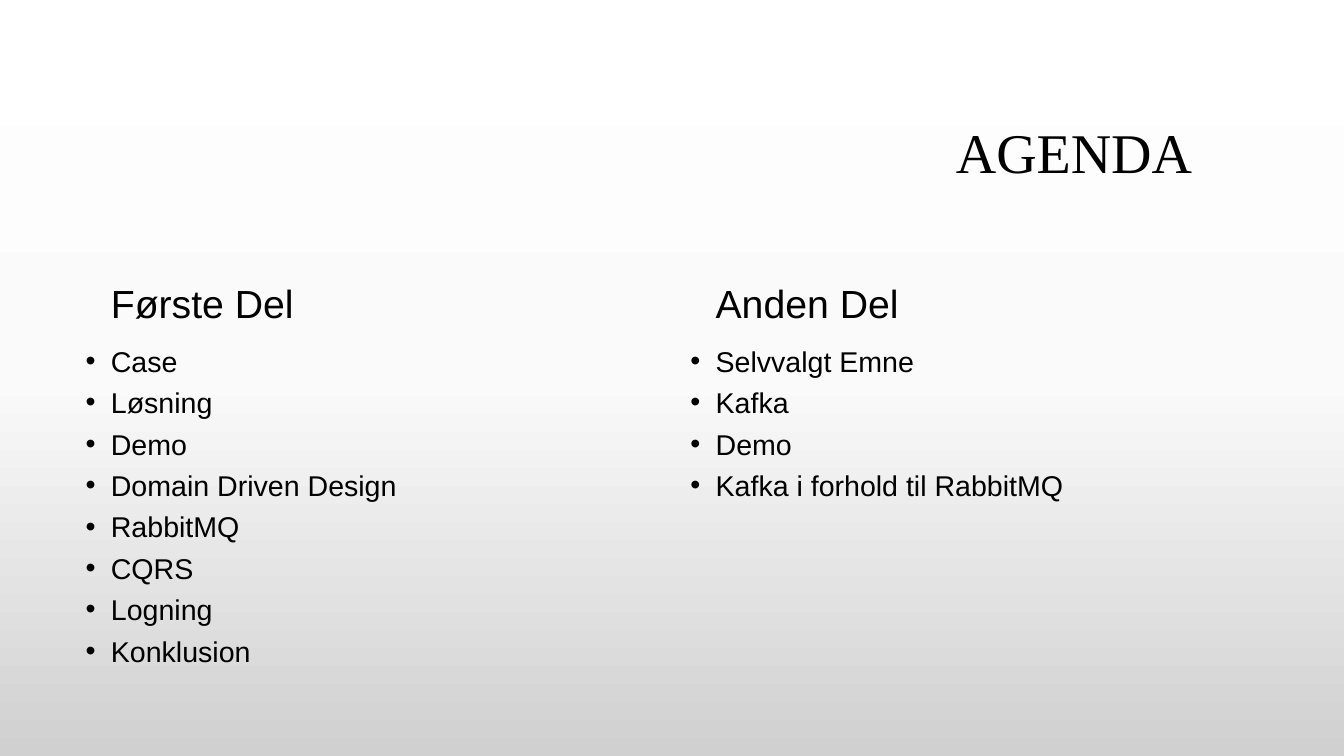
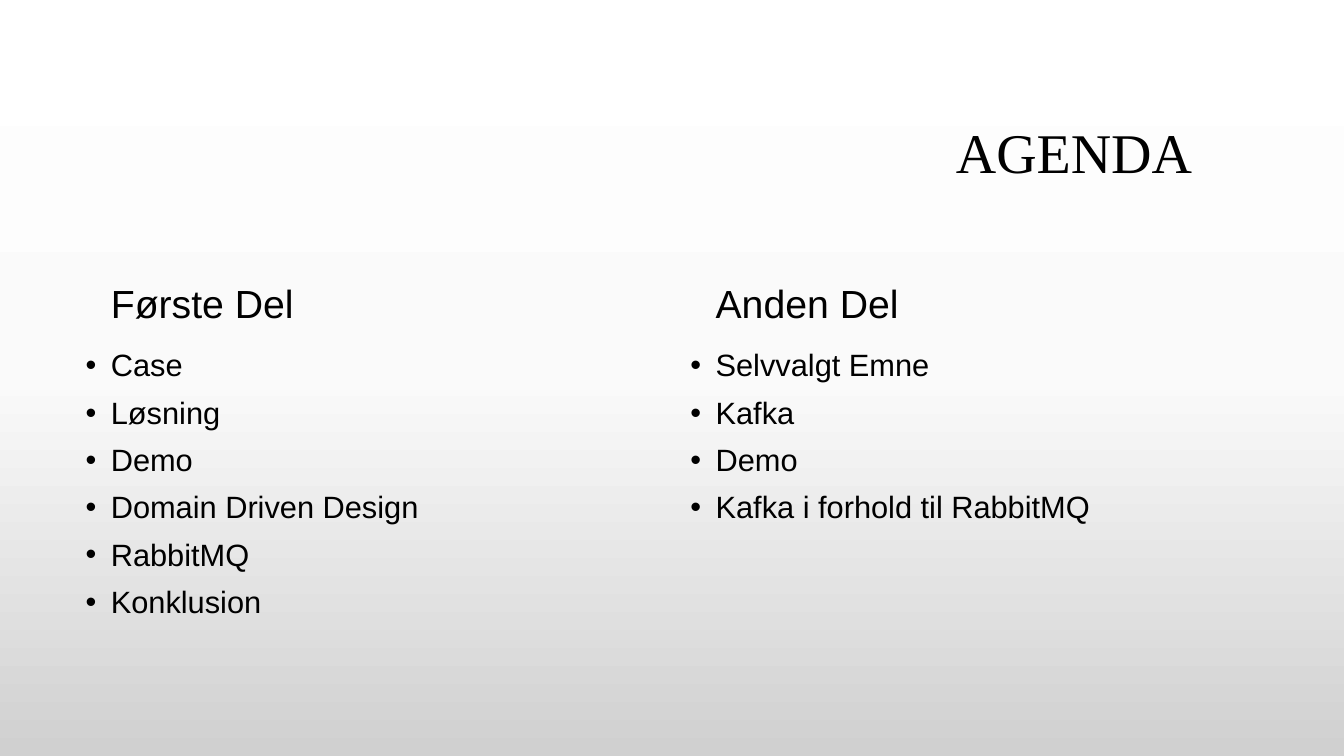
Before and after one commit to GitDeveloperBel/Kafka, a slide deck: slide 2 of presentation.pptx. Drawn at 1344x756 pixels with LibreOffice and Linux fonts; fonts in the diff are those of the drawing; background and template pictures are left out. Boxes give left, top, right and bottom in pixels: in the first picture for what was removed or moved away, otherwise in the second. Text is boxed around its words. In the diff, an @@ line names an element or a change of style, - is before the commit and + after.

Commit message:
presentation and kafka

```diff
--- a/presentation.pptx
+++ b/presentation.pptx
@@ text "Case" at [111,354,419,614]: size 20.4 to 22 pt; line spacing 0.8 to 0.9 @@
@@ text "Selvvalgt Emne" at [716,353,1089,524]: size 20.4 to 22 pt; line spacing 0.8 to 0.9 @@
@@ text at [111,559,213,626]: paragraphs removed @@
-• CQRS
-• Logning
```
Also in this commit, not shown: 10 other slides changed, 5 slides added, 2 slides removed, 11 other files.
